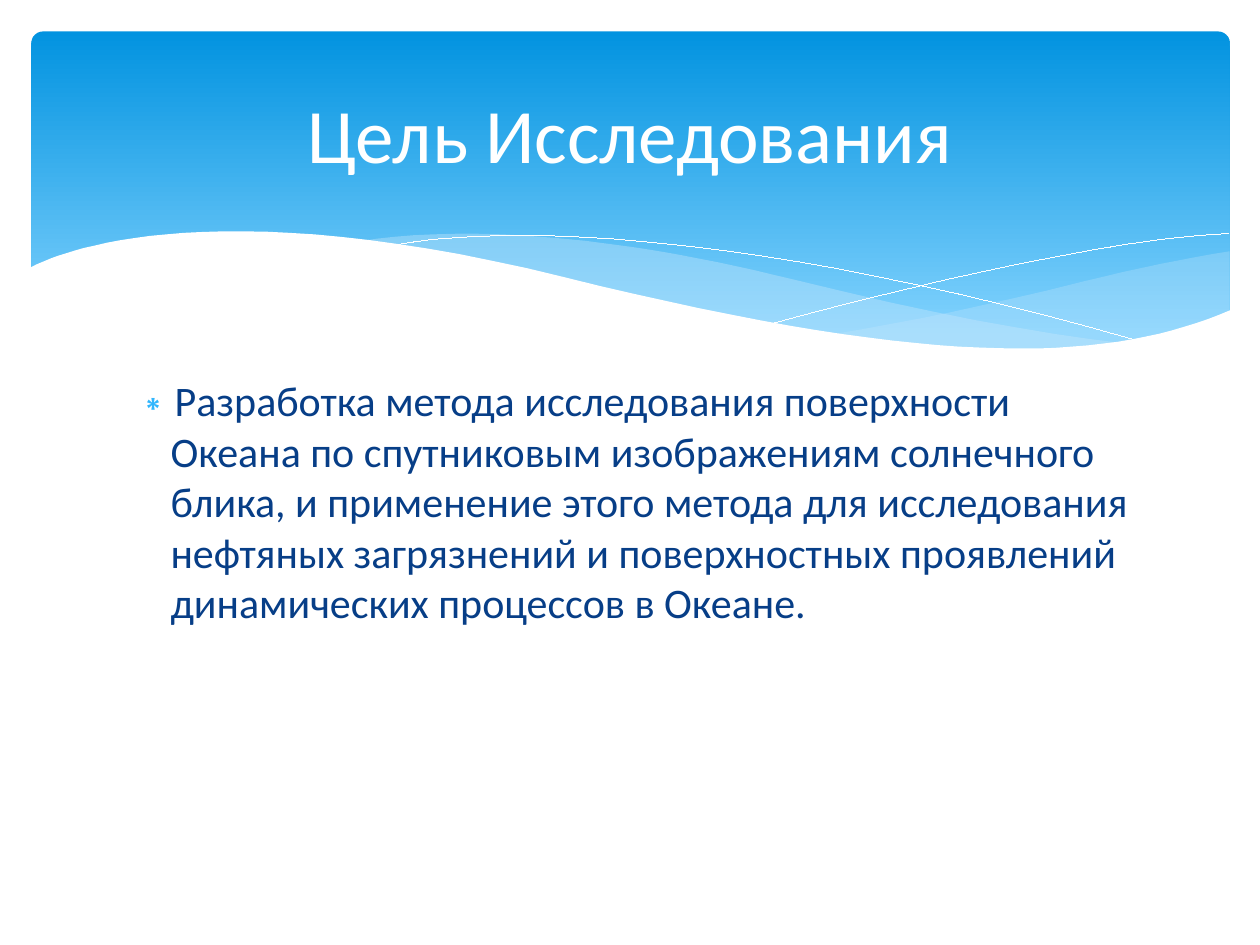
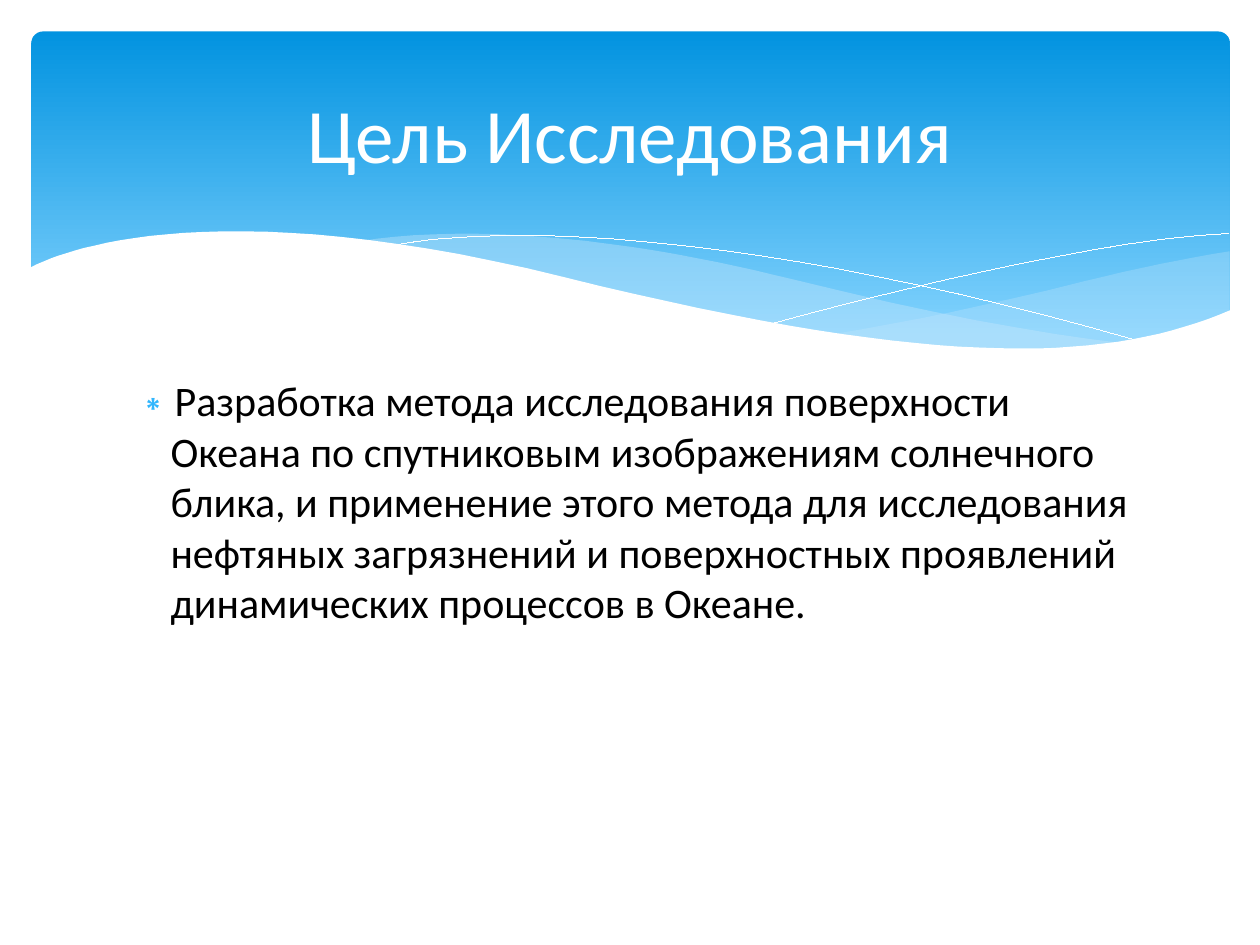
Before and after one commit to magican/Disser, a slide deck: slide 6 of Мясоедов_2014.pptx (slide 5 before the commit). Drawn at 1260x945 pixels with LibreOffice and Linux fonts; fonts in the diff are those of the drawing. Boxes give left, top, right and bottom in pixels: in the first picture for what was removed or moved away, otherwise in the second. Text is boxed around its words. In the diff, an @@ line names an element or a change of style, - is before the commit and + after.

```diff
--- a/Мясоедов_2014.pptx
+++ b/Мясоедов_2014.pptx
@@ text "Разработка метода исследования поверхности Океана ..." at (x1=171, y1=387, x2=1127, y2=625): text colour #073E87 to #000000 @@
```
Also in this commit, not shown: 6 other slides changed, 3 slides added.
